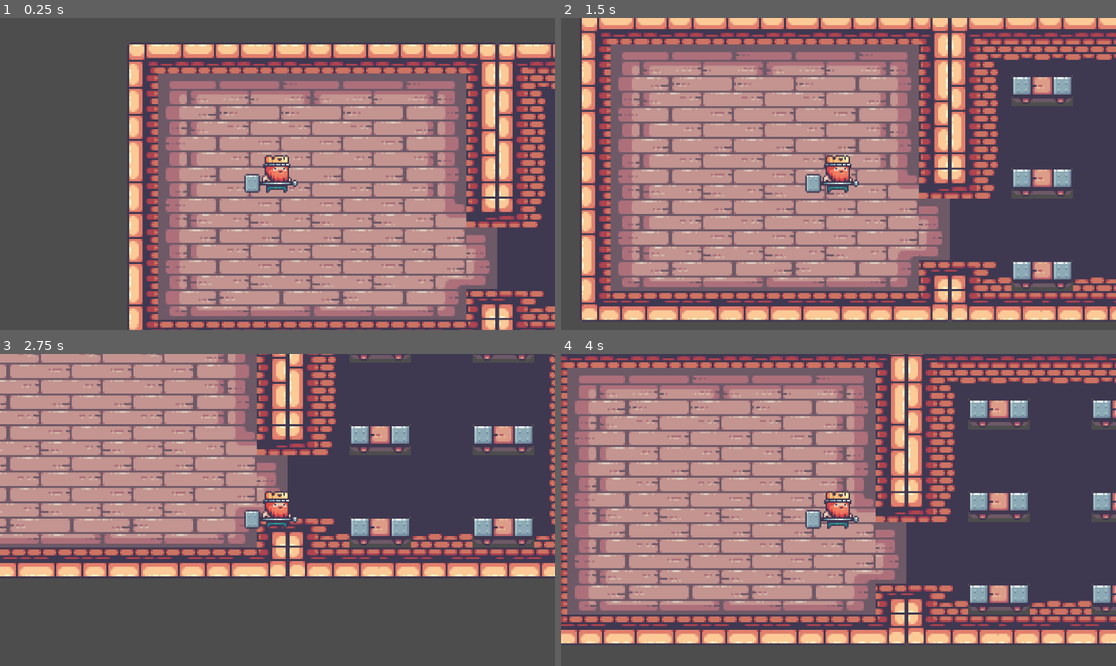
Above: before the commit, frames 1-4 (two rows, left to right).
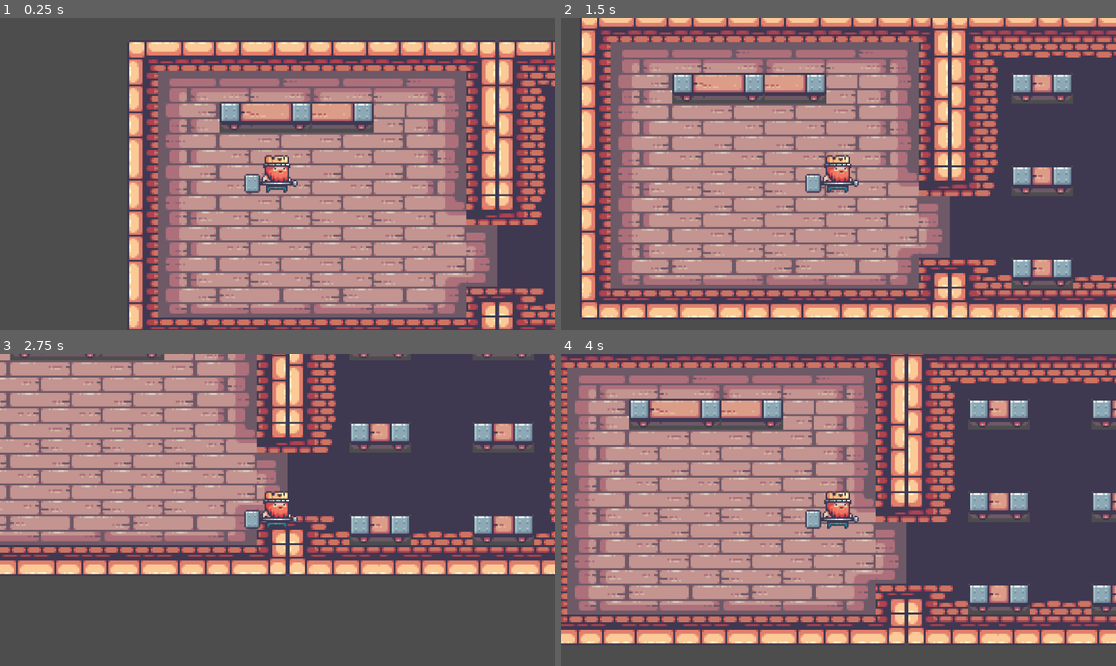
Above: after the commit, the same moments.

Repository: gogolum/GameJam2023
Game: Godot game, scene res://Scene/Main/main_level.tscn
The game is run twice, just before and just after one commit, with the same random seed, the same clock (stepped at 60 frames per second) and the same inputs.
Inputs:
- Up to frame 1 (0.25 s): no input
- Up to frame 2 (1.5 s): tap Enter at 0.5 s; hold D (right) 0.53-1.28 s; hold S (down) from 1.28 s (still down)
- Up to frame 3 (2.75 s): release S (down) at 2.03 s; hold D (right) from 2.03 s (still down)
- Up to frame 4 (4 s): release D (right) at 2.78 s; hold W (up) 2.78-3.53 s; hold A (left) from 3.53 s (still down)

The runs differ from the first frame. In frame 1, 30% of the frame differs, in the area x 22-100%, y 7-100%; in frame 2, 35%, in the area x 3-100%, y 0-97%; in frame 3, 23%; in frame 4, 2.8%.

Commit message:
creating new scripts

Diff:
--- /dev/null
+++ b/Scene/Main/CraftingArea.gd
@@ -0,0 +1,7 @@
+extends Area2D
+
+func _ready():
+	pass
+
+func _process(delta):
+	pass
--- a/Scene/Main/main_level.tscn
+++ b/Scene/Main/main_level.tscn
@@ -1,8 +1,9 @@
-[gd_scene load_steps=7 format=3 uid="uid://db7tnw8hyendc"]
+[gd_scene load_steps=9 format=3 uid="uid://db7tnw8hyendc"]
 
 [ext_resource type="Texture2D" uid="uid://dgbbji4hl20mr" path="res://Art/Sprites/14-TileSets/Terrain (32x32).png" id="1_jsdwy"]
 [ext_resource type="PackedScene" uid="uid://tbiirjlkmisb" path="res://Scene/Player/player.tscn" id="2_oyxva"]
 [ext_resource type="Texture2D" uid="uid://jtcttfod6hjc" path="res://Art/Sprites/14-TileSets/Decorations (32x32).png" id="2_tt3ku"]
+[ext_resource type="Script" path="res://Scene/Main/CraftingArea.gd" id="4_ibre8"]
 
 [sub_resource type="TileSetAtlasSource" id="TileSetAtlasSource_23ygp"]
 texture = ExtResource("1_jsdwy")
@@ -1378,15 +1379,19 @@
 sources/0 = SubResource("TileSetAtlasSource_23ygp")
 sources/1 = SubResource("TileSetAtlasSource_ir4ot")
 
+[sub_resource type="RectangleShape2D" id="RectangleShape2D_ff7n8"]
+size = Vector2(320, 40)
+
 [node name="MainLevel" type="Node2D"]
 
 [node name="Background" type="Node2D" parent="."]
 
 [node name="TileMap" type="TileMap" parent="Background"]
+position = Vector2(0, -5)
 scale = Vector2(4, 4)
 tile_set = SubResource("TileSet_a65bw")
 format = 2
-layer_0/tile_data = PackedInt32Array(0, 131072, 10, 1, 19660 …(1022 unchanged characters)… 196608, 17, 327682, 196608, 18, 131075, 262144, 15, 196611, 262144, 16, 262147, 262144, 17, 327683, 262144, 18, 131076, 327680, 15, 196612, 327680, 16, 262148, 327680, 17, 327684, 327680, 18, 131077, 262144, 15, 196613, 262144, 16, 262149, 262144, 17, 327685, 262144, 18, 131078, 327680, 15, 196614, 327680, 16, 262150, 327680, 17, 327686, 327680, 18, 131079, 262144, 15, 196615, 262144, 16, 262151, 262144, 17, 327687, 262144, 18, 131080, 327680, 15, 196616, 327680, 16, 262152, 327680, 17 …(2667 unchanged characters)…
+layer_0/tile_data = PackedInt32Array(0, 131072, 10, 1, 19660 …(1022 unchanged characters)… 196608, 17, 327682, 196608, 18, 131075, 655361, 4, 196611, 262144, 16, 262147, 262144, 17, 327683, 262144, 18, 131076, 327681, 4, 196612, 327680, 16, 262148, 327680, 17, 327684, 327680, 18, 131077, 720897, 4, 196613, 262144, 16, 262149, 262144, 17, 327685, 262144, 18, 131078, 458753, 4, 196614, 327680, 16, 262150, 327680, 17, 327686, 327680, 18, 131079, 720897, 4, 196615, 262144, 16, 262151, 262144, 17, 327687, 262144, 18, 131080, 262144, 18, 196616, 327680, 16, 262152, 327680, 17 …(2667 unchanged characters)…
 
 [node name="ItemList" type="Node2D" parent="."]
 
@@ -1397,3 +1402,13 @@
 scale = Vector2(3, 3)
 
 [node name="Camera2D" type="Camera2D" parent="Entities/Player"]
+
+[node name="CraftingBench" type="Node2D" parent="."]
+
+[node name="CraftingArea" type="Area2D" parent="CraftingBench"]
+position = Vector2(359, 146)
+script = ExtResource("4_ibre8")
+
+[node name="CollisionShape2D" type="CollisionShape2D" parent="CraftingBench/CraftingArea"]
+position = Vector2(-7, -3)
+shape = SubResource("RectangleShape2D_ff7n8")
--- a/Scene/PickUp/pick_up.gd
+++ b/Scene/PickUp/pick_up.gd
@@ -5,12 +5,20 @@
 var names_item = [[[]]]
 var itemLevel: int
 var itemQuality: int
+var itemType : int
 
 func _ready():
 	itemQuality = (randi()% 3) +1
 	spriteId = randi() % 8
 	itemLevel = spriteId % 3 + 1
 	name = names_mat[spriteId]
-	#$AnimatedSprite2D.frame = spriteId
+	if spriteId < 3:
+		itemType = 1
+	elif spriteId > 2:
+		itemType = 2
+	else :
+		itemType = 3
+
+	$AnimatedSprite2D.frame = spriteId
 	#$Name.text = name
 	#$quality.text = str(itemLevel) + "   " + str(itemQuality)
